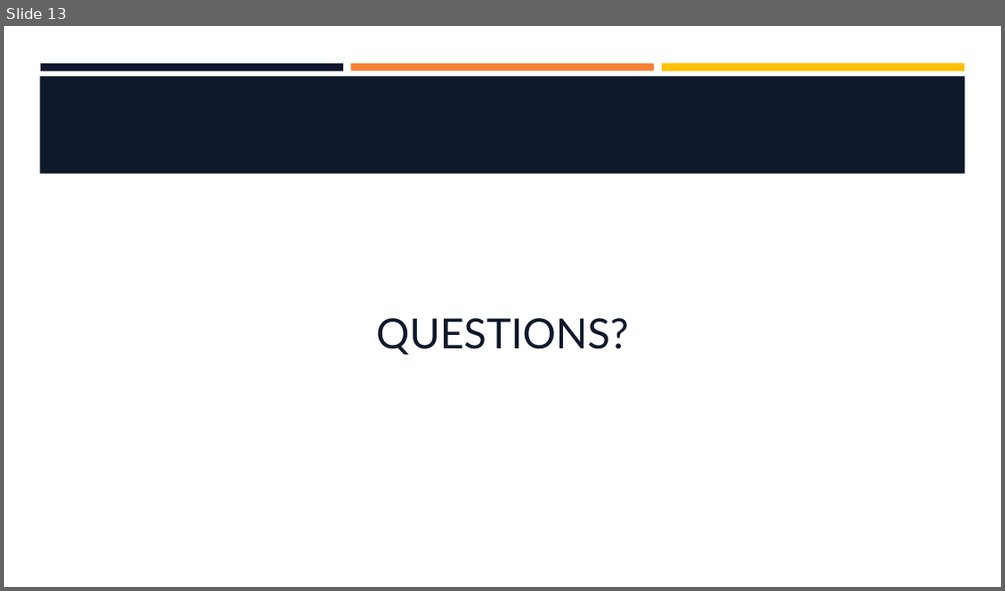
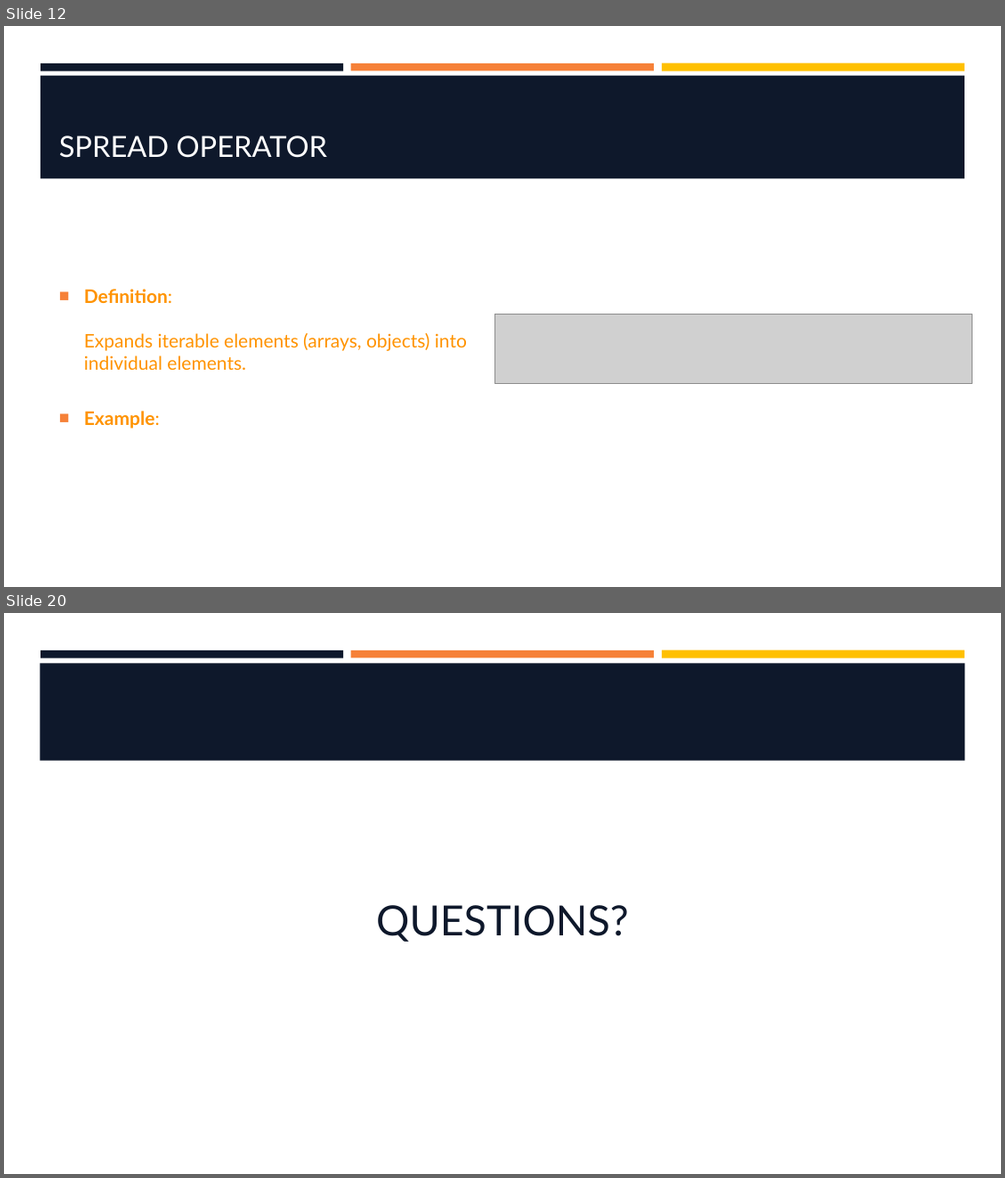
Before and after one commit to hawkeye1900/SBC-Sept24, a slide deck: week-5/W5-S2-NodeJS/W5-S2-NodeJS.pptx. Shown one above the other, each under a label of ours: slide 13 before the commit, slides 12 and 20 after it; the slides between them are not shown. The pictures are 1005x591 and 1005x1178 pixels, drawn with LibreOffice and Linux fonts; fonts in the diff are those of the drawing; grey boxes stand for pictures; background and template pictures are left out. Boxes give left, top, right and bottom in pixels: in the first picture for what was removed or moved away, otherwise in the second. Text is boxed around its words. In the diff, an @@ line names an element or a change of style, - is before the commit and + after.

```diff
--- a/week-5/W5-S2-NodeJS/W5-S2-NodeJS.pptx
+++ b/week-5/W5-S2-NodeJS/W5-S2-NodeJS.pptx
@@ slide 12 added at bbox=[4, 26, 1001, 587], background #FFFFFF; not listed: 3 template elements that a slide beside it also shows @@
@@ rectangle added at bbox=[40, 75, 965, 178], fill #0E182B @@
@@ title added at bbox=[59, 135, 328, 158], 28 pt, text #FFFFFF @@
+SPREAD OPERATOR
@@ text added at bbox=[84, 289, 467, 428], 18 pt, text #FF9300 @@
+■ Definition:
+  Expands iterable elements (arrays, objects) into individual elements.
+■ Example:
@@ picture added at bbox=[495, 313, 972, 384] @@
@@ what was slide 13 is now slide 20 @@
```
Also in this commit, not shown: 4 slides changed, 14 other slides added, 8 slides removed, 1 other file.
